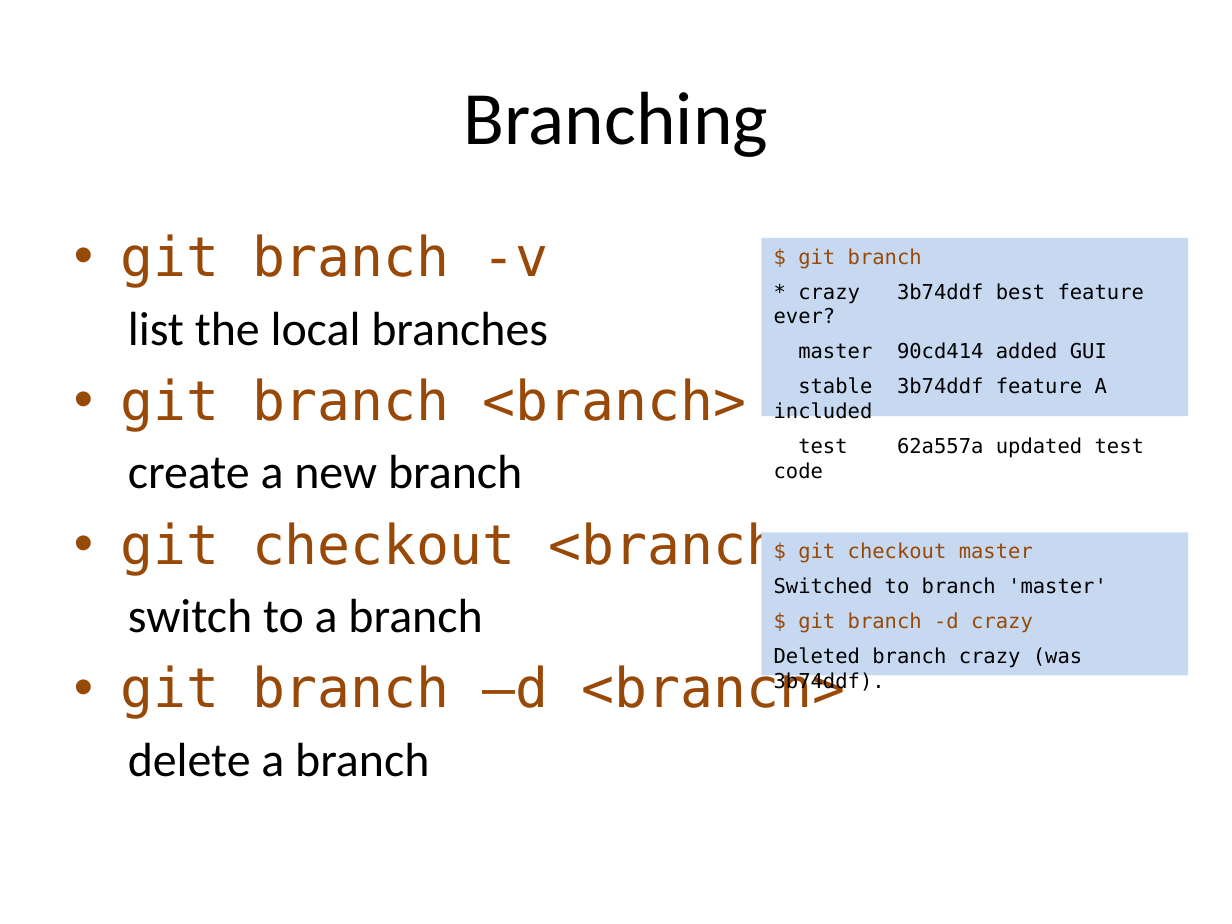
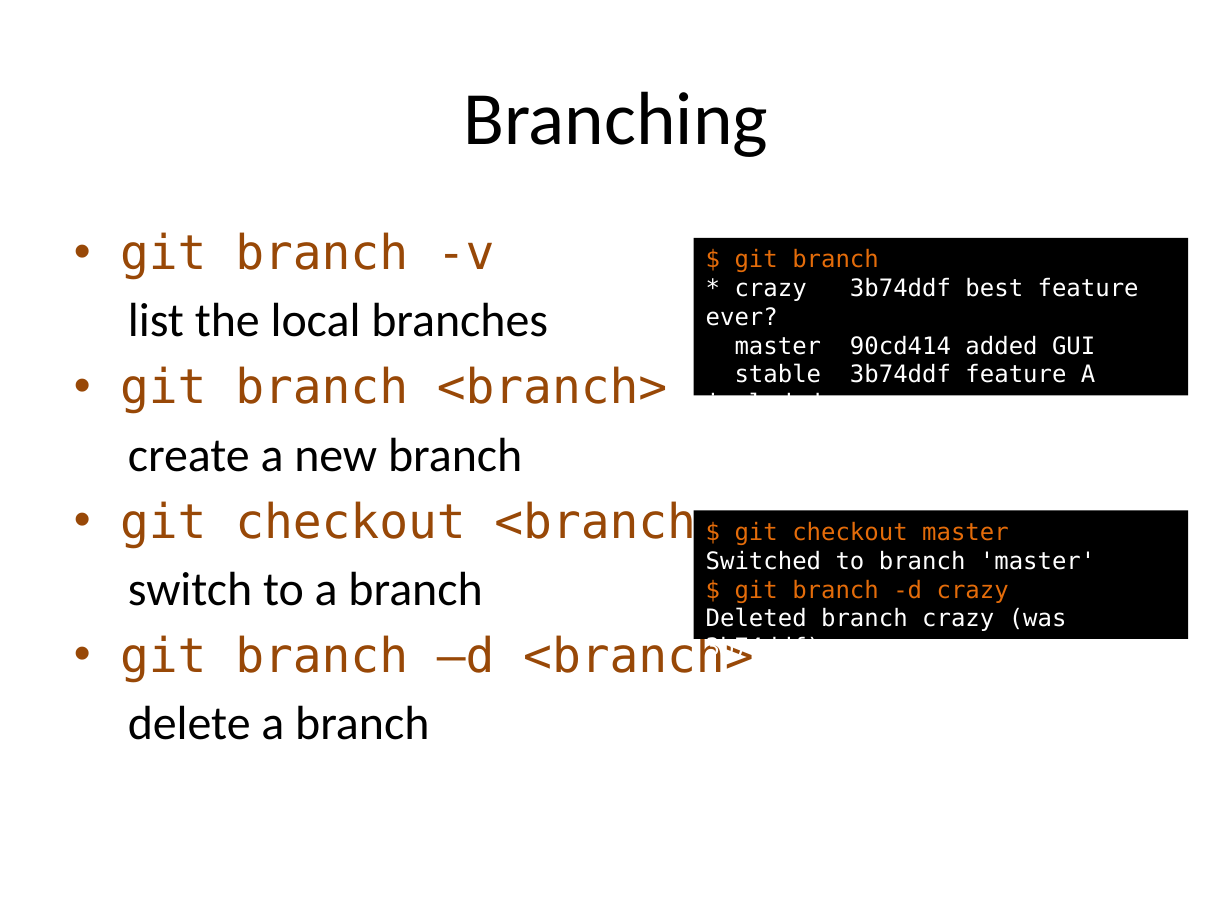
Before and after one commit to abergitdemo/git_demo, a slide deck: slide 3 of slides/branching_merging.pptx. Drawn at 1232x924 pixels with LibreOffice and Linux fonts; fonts in the diff are those of the drawing. Boxes give left, top, right and bottom in pixels: in the first picture for what was removed or moved away, otherwise in the second. Text is boxed around its words. In the diff, an @@ line names an element or a change of style, - is before the commit and + after.

Commit message:
github features draft finished(tm), minor image update

```diff
--- a/slides/branching_merging.pptx
+++ b/slides/branching_merging.pptx
@@ text at (120,232,753,683): size 32 to 28 pt in "git branch -v", "git branch <branch>", "git checkout <branch>", "git branch –d <branch>" @@
@@ rectangle "$ git branch": place and size @@
-rectangle "$ git branch" at (761,238,1188,416)
+rectangle "$ git branch" at (694,238,1189,395)
@@ rectangle "$ git branch" at (694,238,1189,395): size 12 to 14 pt, text colour #000000 to #FFFFFF; text colour #984807 to #E46C0A in "$ git branch"; less space between paragraphs; fill #C6D9F1 to #000000 @@
@@ rectangle "$ git checkout master": place and size @@
-rectangle "$ git checkout master" at (761,532,1188,675)
+rectangle "$ git checkout master" at (694,510,1189,638)
@@ rectangle "$ git checkout master" at (694,510,1189,638): size 12 to 14 pt; text colour #984807 to #E46C0A in "$ git checkout master", "$ git branch -d crazy"; text colour #000000 to #FFFFFF in "Switched to branch 'master'", "Deleted branch crazy (was 3b74ddf)."; less space between paragraphs; fill #C6D9F1 to #000000 @@
```
Also in this commit, not shown: 1 other slide changed, 19 other files.
